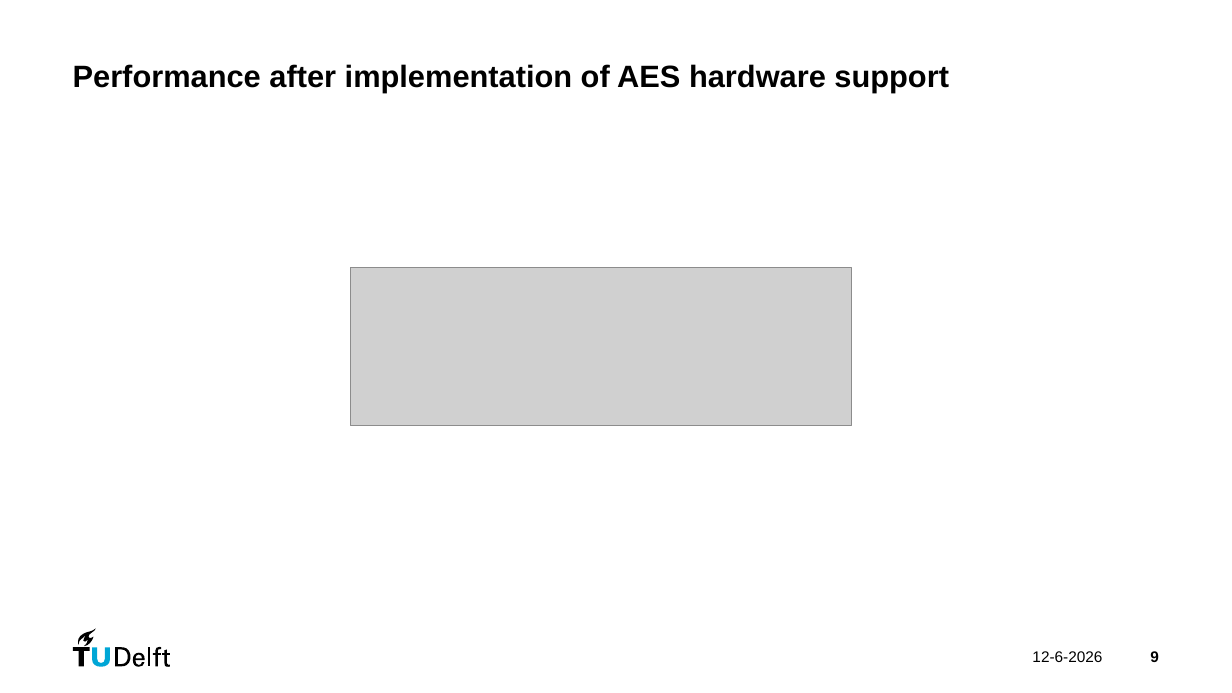
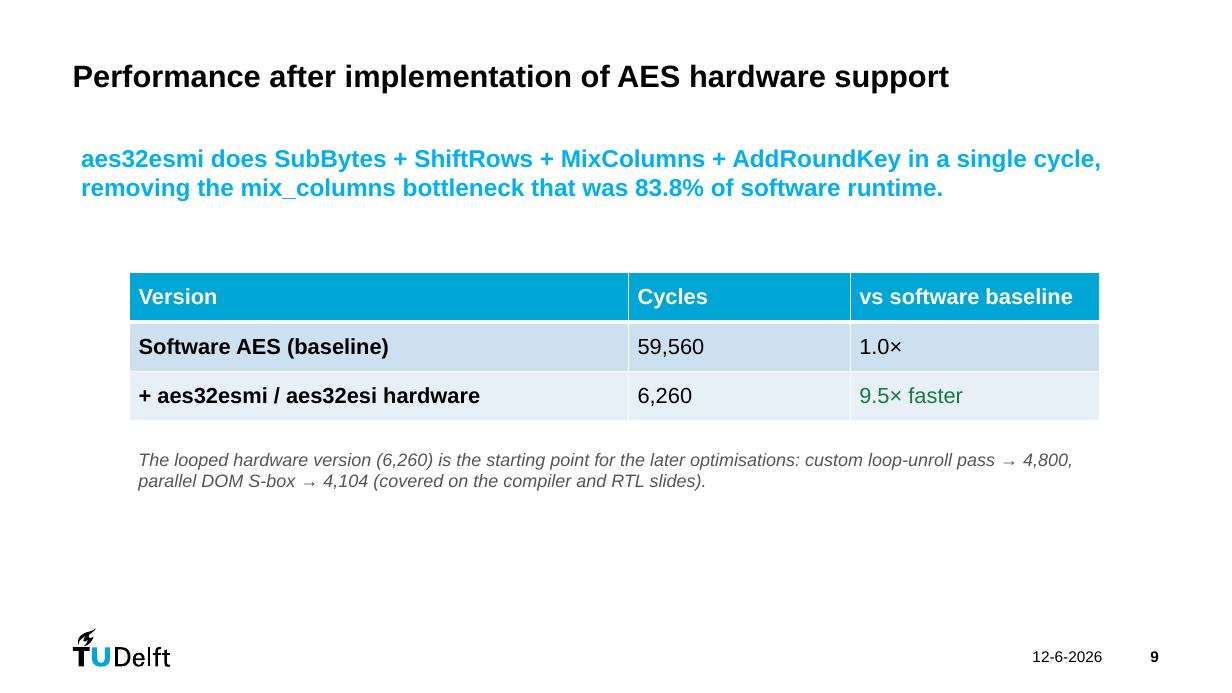
Before and after one commit to danieltyukov/tud-processor-design-project, a slide deck: slide 9 of PDP_group24.pptx. Drawn at 1232x693 pixels with LibreOffice and Linux fonts; fonts in the diff are those of the drawing; grey boxes stand for pictures. Boxes give left, top, right and bottom in pixels: in the first picture for what was removed or moved away, otherwise in the second. Text is boxed around its words. In the diff, an @@ line names an element or a change of style, - is before the commit and + after.

Commit message:
Slides: rebuild baseline AES performance slide (9) as native table, align cycle numbers to profiling + results (59,560 -> 6,260, 9.5x)

```diff
--- a/PDP_group24.pptx
+++ b/PDP_group24.pptx
@@ text added at <box>81,149,1102,201</box>, 19 pt, text #00B0F0, bold @@
+aes32esmi does SubBytes + ShiftRows + MixColumns + AddRoundKey in a single cycle, removing the mix_columns bottleneck that was 83.8% of software runtime.
@@ picture removed at <box>350,267,852,426</box> @@
@@ table added at <box>129,273,1100,421</box>, 3 rows, 3 columns @@
+Version | Cycles | vs software baseline
+Software AES (baseline) | 59,560 | 1.0×
++ aes32esmi / aes32esi hardware | 6,260 | 9.5× faster
@@ text added at <box>138,453,1073,491</box>, 14 pt, text #555555, italic @@
+The looped hardware version (6,260) is the starting point for the later optimisations: custom loop-unroll pass → 4,800, parallel DOM S-box → 4,104 (covered on the compiler and RTL slides).
```
Also in this commit, not shown: 1 other file.
